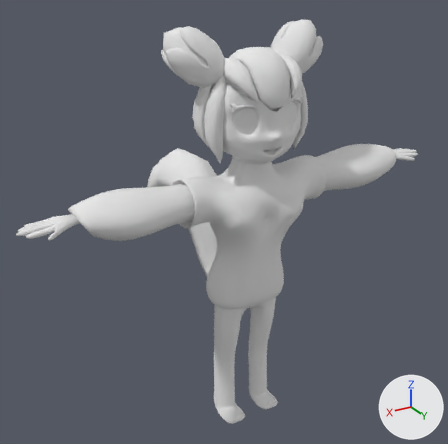
A saved change to the Blender file media/trunk/karts/kiki/kiki.blend.
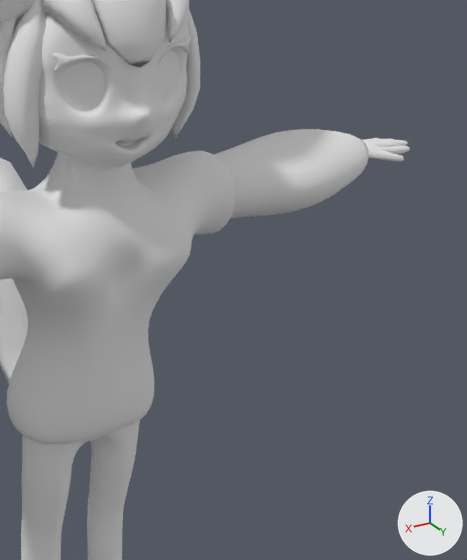
There are two pictures of each version: one whole from a camera (50 mm lens) standing at (0.736, 1.123, 1.108) and looking at (-0.034, -0.16, 0.466), one close up on the part from 45% to 100% of the width and 17% to 83% of the height. Arrows for +X, +Y and +Z are at lower right; the lights stay in place. The last two pictures show the newer version.

The scene before the commit, as lines of its bpy script (objects in view):
```python
me_hair = bpy.data.meshes.new('hair')
me_hair.from_pydata(...)  # 159 vertices, 161 faces; spans x -0.046..0.046, y -0.103..0.103, z -0.125..0.125
me_hair.polygons.foreach_set('use_smooth', [True] * 161)
me_hair.materials.append(mat_kiki_two)  # its picture is missing
me_hair_and_eyes_002 = bpy.data.meshes.new('hair_and_eyes.002')
me_hair_and_eyes_002.from_pydata(...)  # 67 vertices, 56 faces; spans x -0.0905..-0.0271, y -0.0243..0.0056, z -0.0469..-0.0224
me_hair_and_eyes_002.polygons.foreach_set('use_smooth', [True] * 56)
me_hair_and_eyes_002.materials.append(mat_kiki_two)  # its picture is missing
me_kiki = bpy.data.meshes.new('kiki')
me_kiki.from_pydata(...)  # 400 vertices, 371 faces; spans x 0.003..0.529, y -0.113..0.115, z -0.794..0.116
me_kiki.polygons.foreach_set('use_smooth', [True] * 371)
me_kiki.materials.append(mat_kiki_one)  # its picture is missing
ob_hair = bpy.data.objects.new('hair', me_hair)
ob_hair.location = (-0.001, 0.008, 0.809)
ob_hair_and_eyes_002 = bpy.data.objects.new('hair_and_eyes.002', me_hair_and_eyes_002)
ob_hair_and_eyes_002.location = (0.0, 0.088, 0.857)
_m = ob_hair_and_eyes_002.modifiers.new('Mirror', 'MIRROR')
ob_kiki = bpy.data.objects.new('kiki', me_kiki)
ob_kiki.location = (0.0, 0.008, 0.795)
ob_kiki.rotation_euler = (0.0, 0.0, 3.142)  # degrees (0, 0, 180)
_m = ob_kiki.modifiers.new('Subsurf', 'SUBSURF')
_m = ob_kiki.modifiers.new('Mirror', 'MIRROR')
_m.merge_threshold = 0.01
# also in view: 'tail' at (0.0, -0.247, 0.466); 'hair_and_eyes.001' at (0.0, 0.077, 0.796); 'hair_and_eyes' at (0.0, 0.007, 0.837)
```
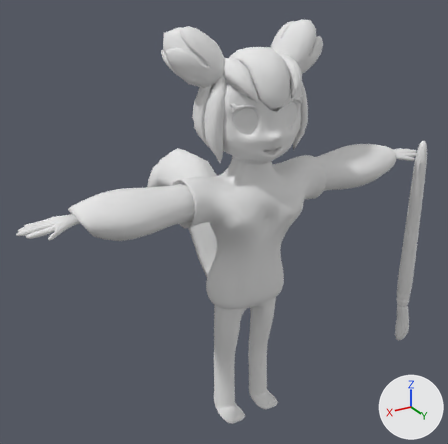
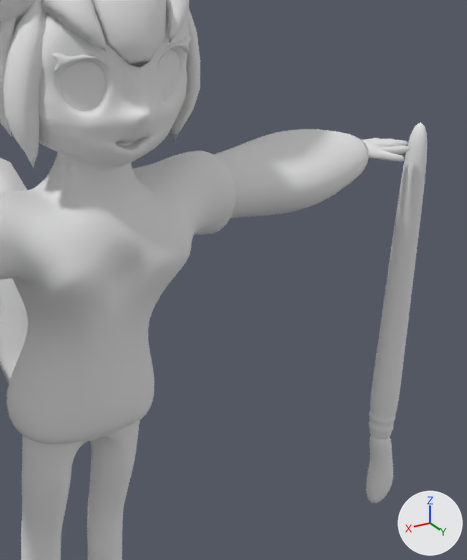
Where the change shows, as pixel boxes [x1, y1, x2, y2] in the close-ups (467 x 560 px):
'paintbrush_tube', added: after [369, 122, 427, 439]
'paintbrush', added: after [366, 435, 393, 503]
'hair_and_eyes.001', unchanged, covered by the edit: before [59, 50, 179, 111]

Edits to the bpy script that builds the scene:
```text
Add me_paintbrush_tube:
    me_paintbrush_tube.from_pydata(...)  # 50 vertices, 47 faces; spans x -0.028..0.028, y -0.024..0.029, z -0.141..0.378
    me_paintbrush_tube.polygons.foreach_set('use_smooth', [True] * 47)
    me_paintbrush_tube.materials.append(mat_kiki_two)  # its picture is missing
Add me_paintbrush:
    me_paintbrush.from_pydata([(0.008, 0.025, 0.07), (-0.018, 0.006, 0.07), (-0.008, -0.025, 0.07), (0.024, -0.025, 0.07), (0.034, 0.006, 0.07), (0.006, -0.018, 0.012), (-0.022, 0.003, 0.02), (0.013, 0.003, 0.01), (-0.015, -0.018, 0.018), (-0.004, 0.016, 0.015), (0.008, -0.029, -0.028), (-0.041, 0.007, -0.03), (0.02, 0.007, -0.028), (-0.029, -0.029, -0.029), (-0.01, 0.03, -0.029), (0.013, -0.003, -0.105)], [], [(1, 2, 3, 4, 0), (3, 5, 7, 4), (1, 6, 8, 2), (4, 7, 9, 0), (2, 8, 5, 3), (0, 9, 6, 1), (5, 8, 13, 10), (8, 6, 11, 13), (6, 9, 14, 11), (9, 7, 12, 14), (7, 5, 10, 12), (12, 10, 15), (10, 13, 15), (13, 11, 15), (11, 14, 15), (14, 12, 15)])
    me_paintbrush.polygons.foreach_set('use_smooth', [True] * 16)
    me_paintbrush.materials.append(mat_kiki_two)  # its picture is missing
Add ob_paintbrush_tube:
    ob_paintbrush_tube = bpy.data.objects.new('paintbrush_tube', me_paintbrush_tube)
    ob_paintbrush_tube.location = (-0.559, 0.007, 0.281)
    _m = ob_paintbrush_tube.modifiers.new('Subsurf', 'SUBSURF')
Add ob_paintbrush:
    ob_paintbrush = bpy.data.objects.new('paintbrush', me_paintbrush)
    ob_paintbrush.location = (-0.565, 0.01, 0.081)
    _m = ob_paintbrush.modifiers.new('Subsurf', 'SUBSURF')
```
